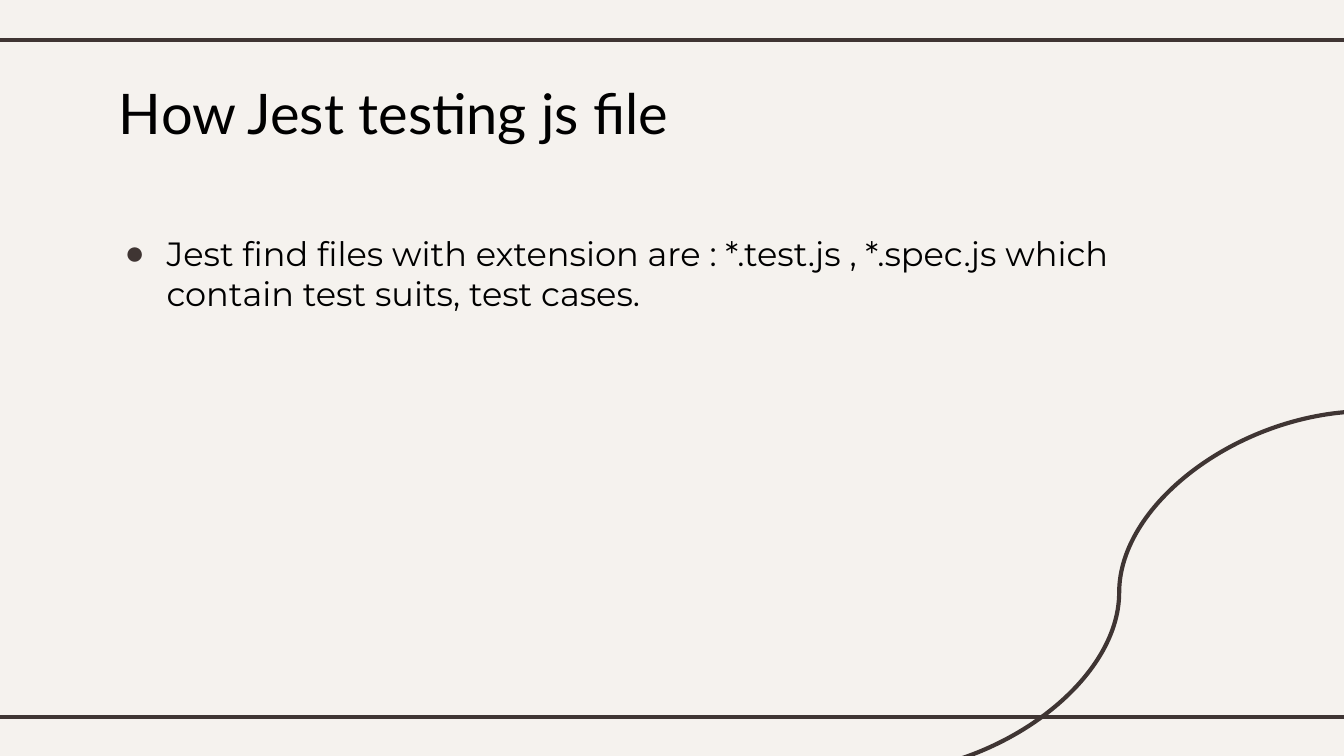
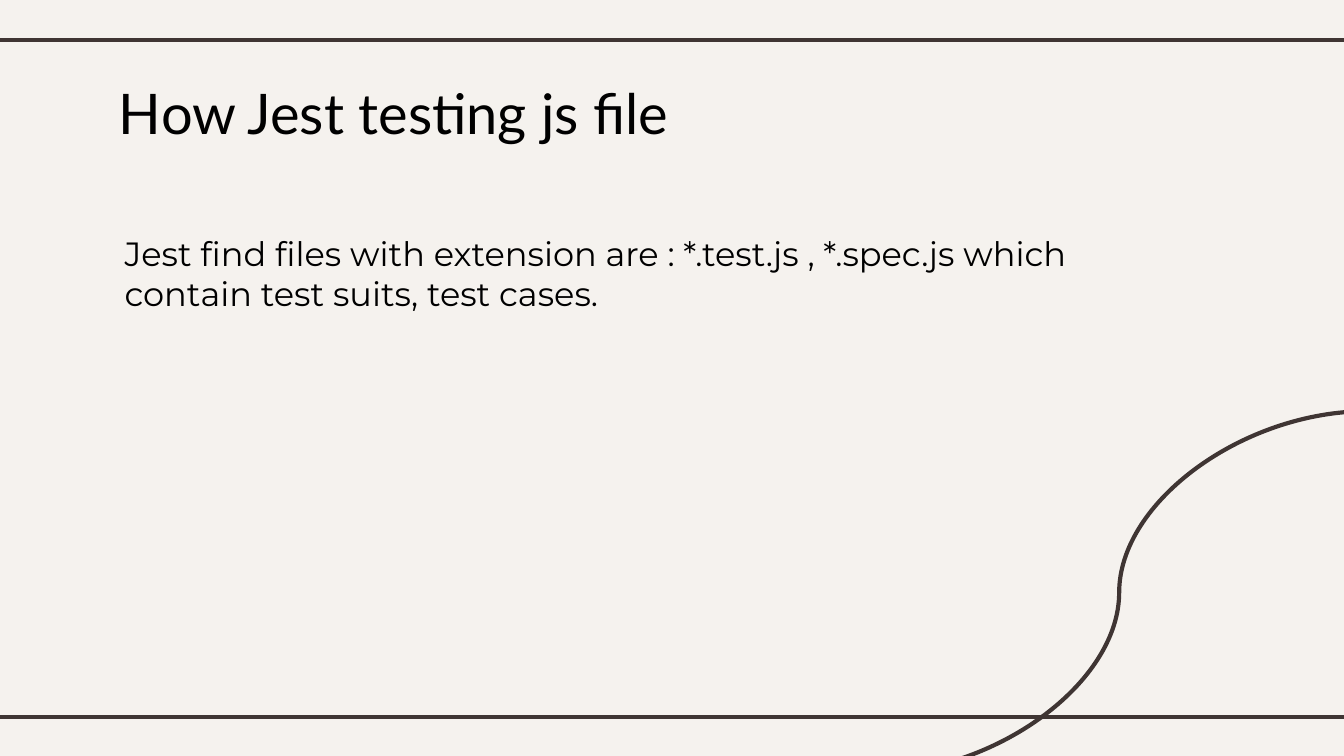
Before and after one commit to xWyvernPx/SWT, a slide deck: slide 15 of SWT.pptx. Drawn at 1344x756 pixels with LibreOffice and Linux fonts; fonts in the diff are those of the drawing. Boxes give left, top, right and bottom in pixels: in the first picture for what was removed or moved away, otherwise in the second. Text is boxed around its words. In the diff, an @@ line names an element or a change of style, - is before the commit and + after.

```diff
--- a/SWT.pptx
+++ b/SWT.pptx
@@ subtitle "Jest find files with extension ..." at box(125, 241, 1066, 311): bullet ● to none @@
```
Also in this commit, not shown: 1 other slide changed, 1 other file.
